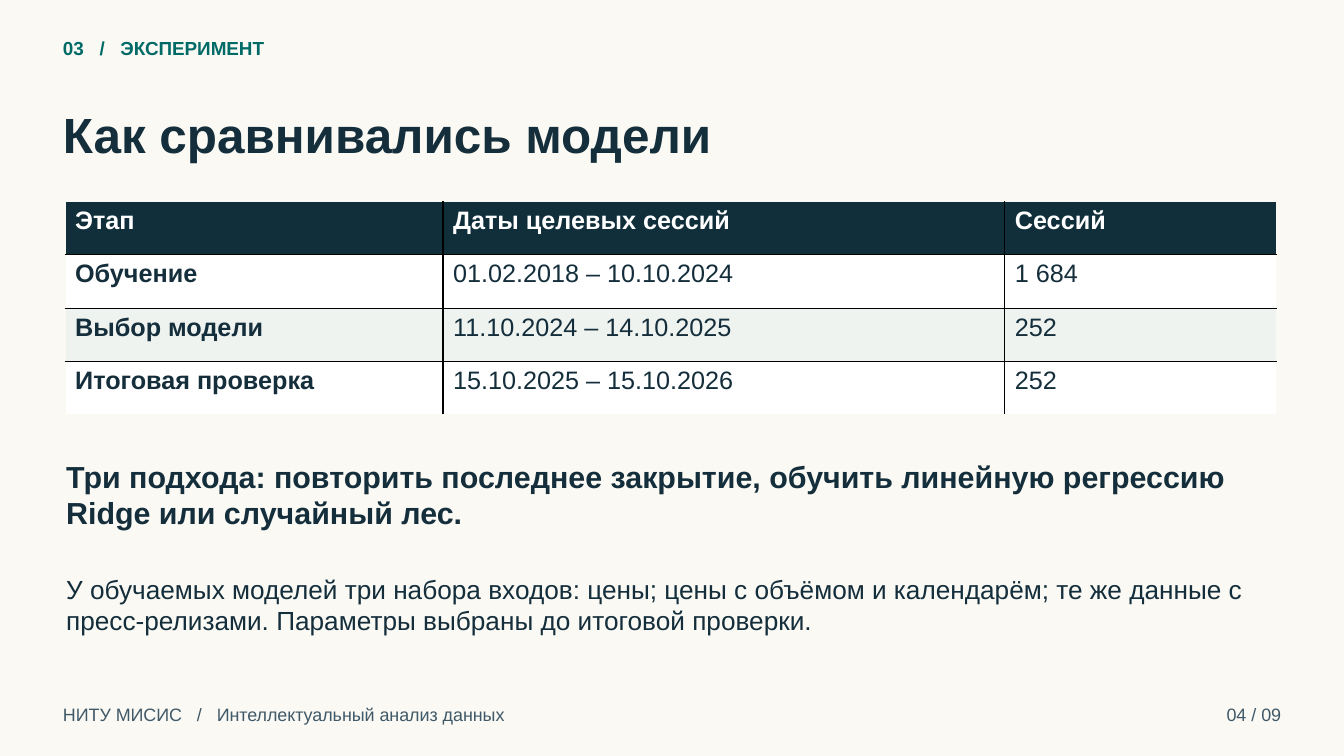
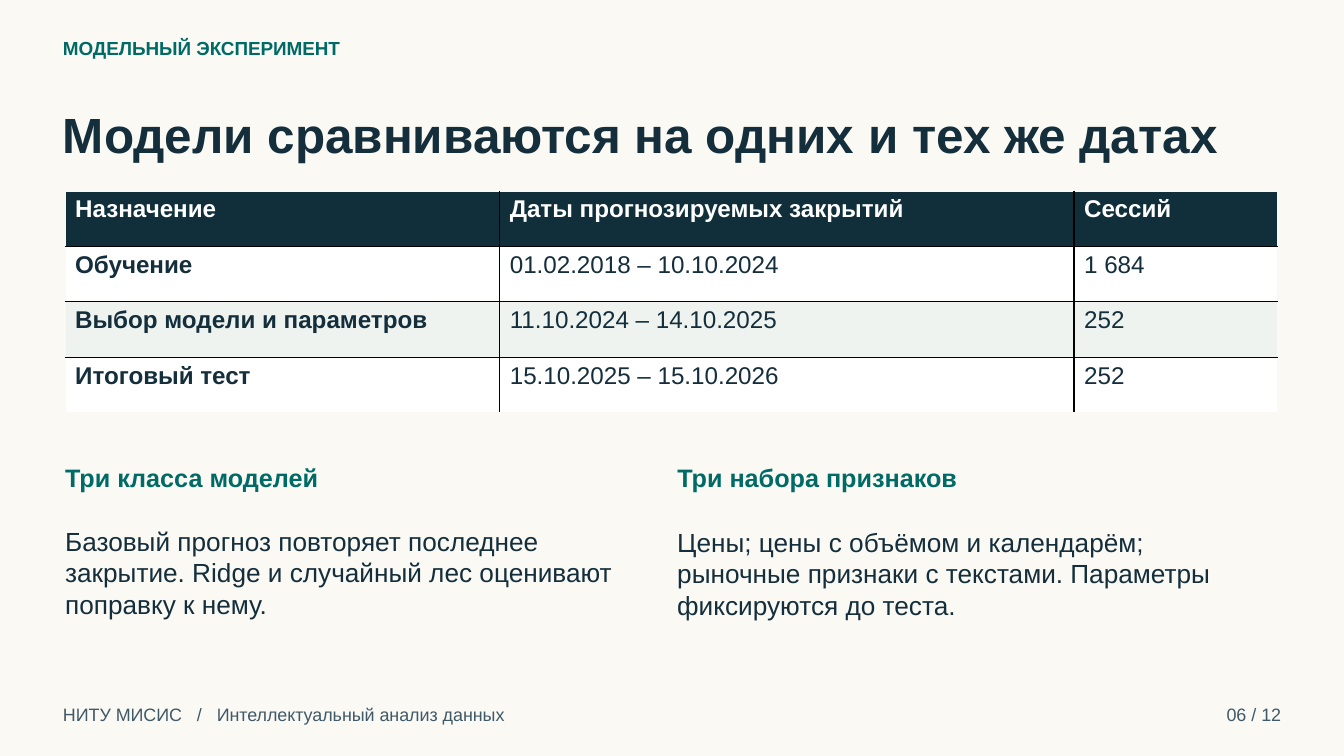
Before and after one commit to PolovinkaVA/iad-stock-market, a slide deck: slide 6 of reports/Презентация_ИАД_MSFT_Половинка_ВА.pptx (slide 4 before the commit). Drawn at 1344x756 pixels with LibreOffice and Linux fonts; fonts in the diff are those of the drawing. Boxes give left, top, right and bottom in pixels: in the first picture for what was removed or moved away, otherwise in the second. Text is boxed around its words. In the diff, an @@ line names an element or a change of style, - is before the commit and + after.

```diff
--- a/reports/Презентация_ИАД_MSFT_Половинка_ВА.pptx
+++ b/reports/Презентация_ИАД_MSFT_Половинка_ВА.pptx
@@ text at (x1=63, y1=40, x2=340, y2=59): text changed @@
-03 / ЭКСПЕРИМЕНТ
+МОДЕЛЬНЫЙ ЭКСПЕРИМЕНТ
@@ text at (x1=63, y1=119, x2=1218, y2=162): text changed @@
-Как сравнивались модели
+Модели сравниваются на одних и тех же датах
@@ table at (x1=66, y1=192, x2=1278, y2=413) @@
-row 1, column 1: Этап
+row 1, column 1: Назначение
-row 1, column 2: Даты целевых сессий
+row 1, column 2: Даты прогнозируемых закрытий
-row 3, column 1: Выбор модели
+row 3, column 1: Выбор модели и параметров
-row 4, column 1: Итоговая проверка
+row 4, column 1: Итоговый тест
@@ size 18 to 17.2 pt in "Сессий", "Обучение", "01.02.2018 – 10.10.2024", "1 684" and 4 more places @@
@@ table resized from (x1=66, y1=202, x2=1277, y2=414) to (x1=66, y1=192, x2=1278, y2=413) @@
@@ text at (x1=65, y1=468, x2=319, y2=493): text changed; size 21.8 to 18 pt; text colour #142E3B to #006A66 @@
-Три подхода: повторить последнее закрытие, обучить линейную регрессию Ridge или случайный лес.
+Три класса моделей
@@ text added at (x1=677, y1=468, x2=957, y2=493), 18 pt, text #006A66, bold @@
+Три набора признаков
@@ text at (x1=65, y1=531, x2=611, y2=620): text changed @@
-У обучаемых моделей три набора входов: цены; цены с объёмом и календарём; те же данные с пресс-релизами. Параметры выбраны до итоговой проверки.
+Базовый прогноз повторяет последнее закрытие. Ridge и случайный лес оценивают поправку к нему.
@@ text added at (x1=677, y1=533, x2=1210, y2=621), 18.8 pt, text #142E3B @@
+Цены; цены с объёмом и календарём; рыночные признаки с текстами. Параметры фиксируются до теста.
@@ text at (x1=1227, y1=708, x2=1281, y2=721): text changed @@
-04 / 09
+06 / 12
```
Also in this commit, not shown: 2 other slides changed, 9 slides added, 6 slides removed, 3 other files.
